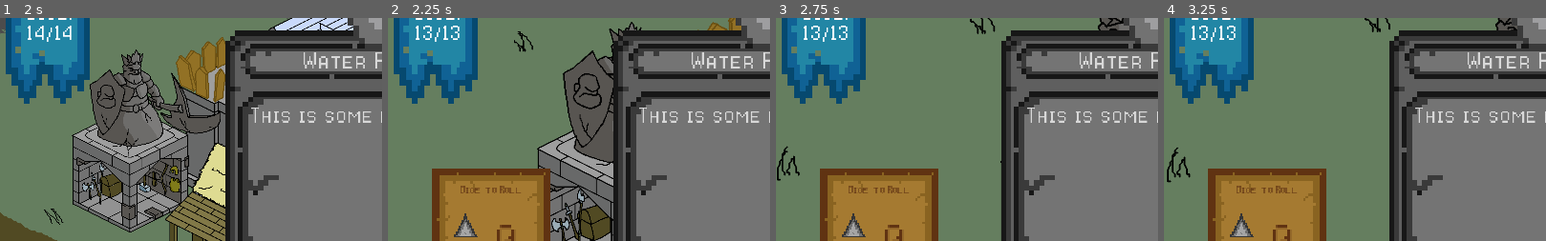
Above: before the commit, frames 1-4 (left to right).
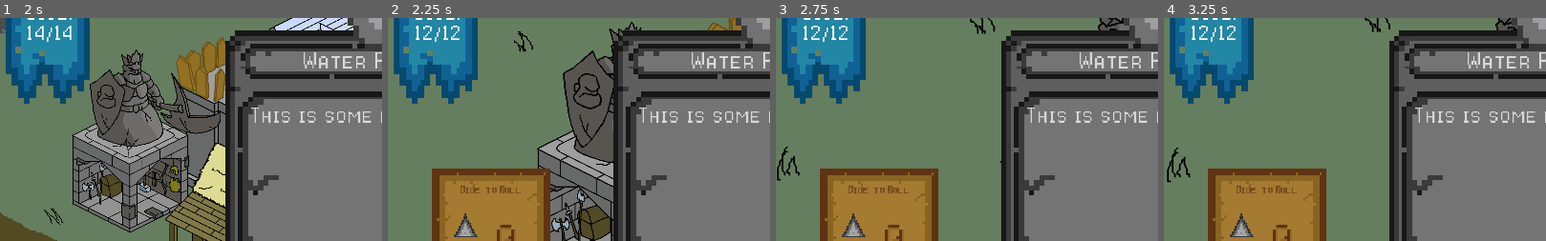
Above: after the commit, the same moments.

Repository: CapsCollective/rng-stronghold
Game: Godot game, scene res://scenes/main.tscn
Same seed, same stepped clock (60 frames per second), same inputs: the game is played once before the commit and once after it.
Inputs (mouse positions are % of the whole screen's width and height, from its top left):
- Up to frame 1 (2 s): tap Enter (ui_accept) at 0.5, 0.77, 1.25, 1.52 s; move the mouse to (67, 39) at 0.52 s; press the mouse at (67, 39) at 0.53 s; move the mouse to (43, 36) at 1.27 s; release the mouse at (43, 36) at 1.28 s; right-click (43, 36) at 1.35 s; click (43, 36) at 1.42 s
- Up to frame 2 (2.25 s): tap Enter (ui_accept) at 2 s; move the mouse to (19, 43) at 2.02 s; press the mouse at (19, 43) at 2.03 s
- Up to frame 3 (2.75 s): no input
- Up to frame 4 (3.25 s): release the mouse at (19, 43) at 2.75 s; click "Roll" at 2.75 s
The pictures show only the part of the screen within x 0-50%, y 15-65%; the shares and areas given below are measured in that part.

Frame 1 is identical in both runs. In frame 2, less than 0.1% of the frame differs, in the area x 9-19%, y 3-10%; in frame 3, less than 0.1%; in frame 4, less than 0.1%.

Commit message:
Added attrition and fixed a minor bug

Diff:
--- a/scripts/game_manager.gd
+++ b/scripts/game_manager.gd
@@ -4,6 +4,7 @@
 
 # Turn timer
 var turn = -1
+var turn_delta = 0
 
 # Resources enum for referencing buildings
 enum Resources {FOOD, WATER, WALL, ARMS, INFLUENCE, MANPOWER}
@@ -59,6 +60,8 @@
 export (int) var arms
 export (int) var walls
 export (int) var influence
+
+var attritionRate = 0
 
 # Enemy Strength
 var enemies = 0
@@ -121,8 +124,11 @@
 		influence += 5
 	elif (grain > 0 and water == 0) or (grain == 0 and water > 0):
 		influence += 2
+		attritionRate = 2
 	else:
 		influence = decrement_resource(influence, 5)
+		attritionRate = 1
+	check_attrition()
 
 func generate_event():
 	var new_event = events[randi()%events.size()]
@@ -146,6 +152,13 @@
 func clear_event(resource):
 	active_events[resource] = null
 
+func check_attrition():
+	if attritionRate > 0:
+		turn_delta += 1
+		if turn_delta == attritionRate:
+			dice = decrement_resource(dice, 1)
+			turn_delta = 0
+
 func add_resources(res_id, amount):
 	match res_id:
 		0:
@@ -161,7 +174,7 @@
 	update_ui()
 
 func decrement_resource(res, amount):
-	if (res - dice) > 0:
+	if (res - amount) > 0:
 		res -= amount
 	else:
 		res = 0
